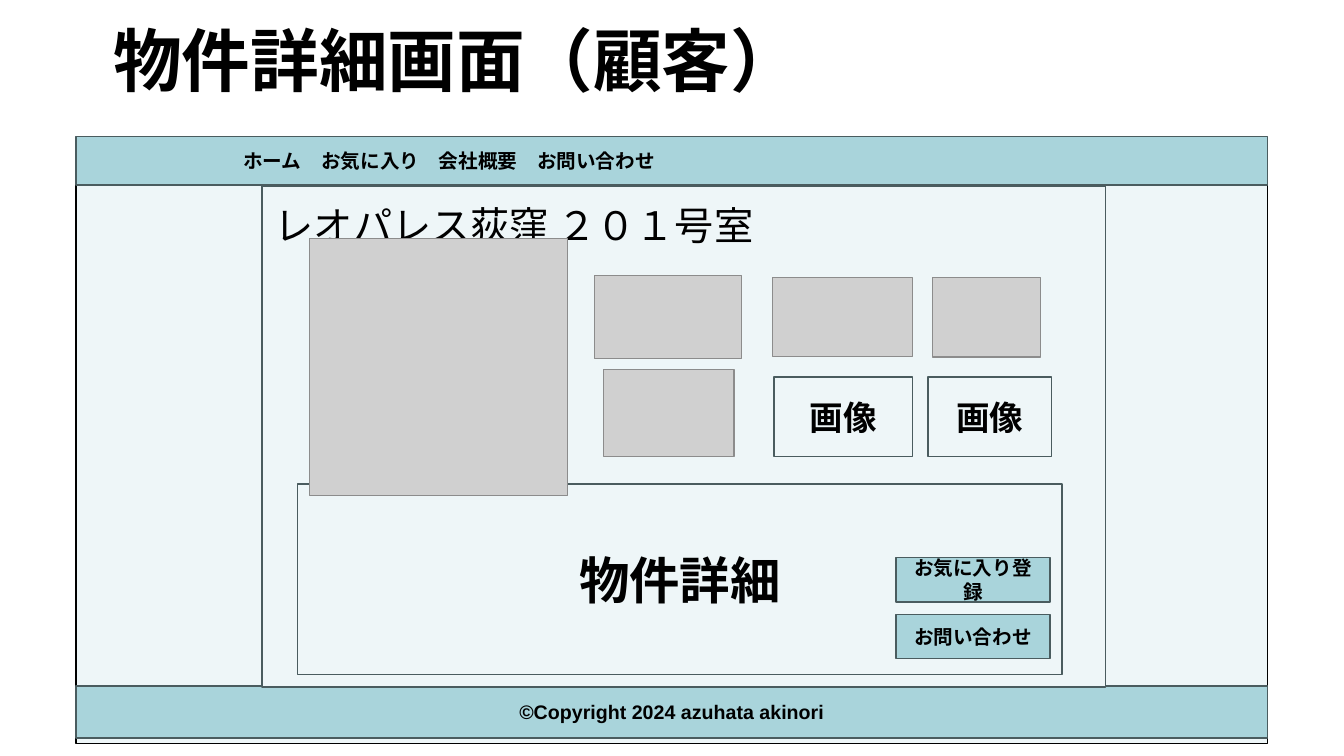
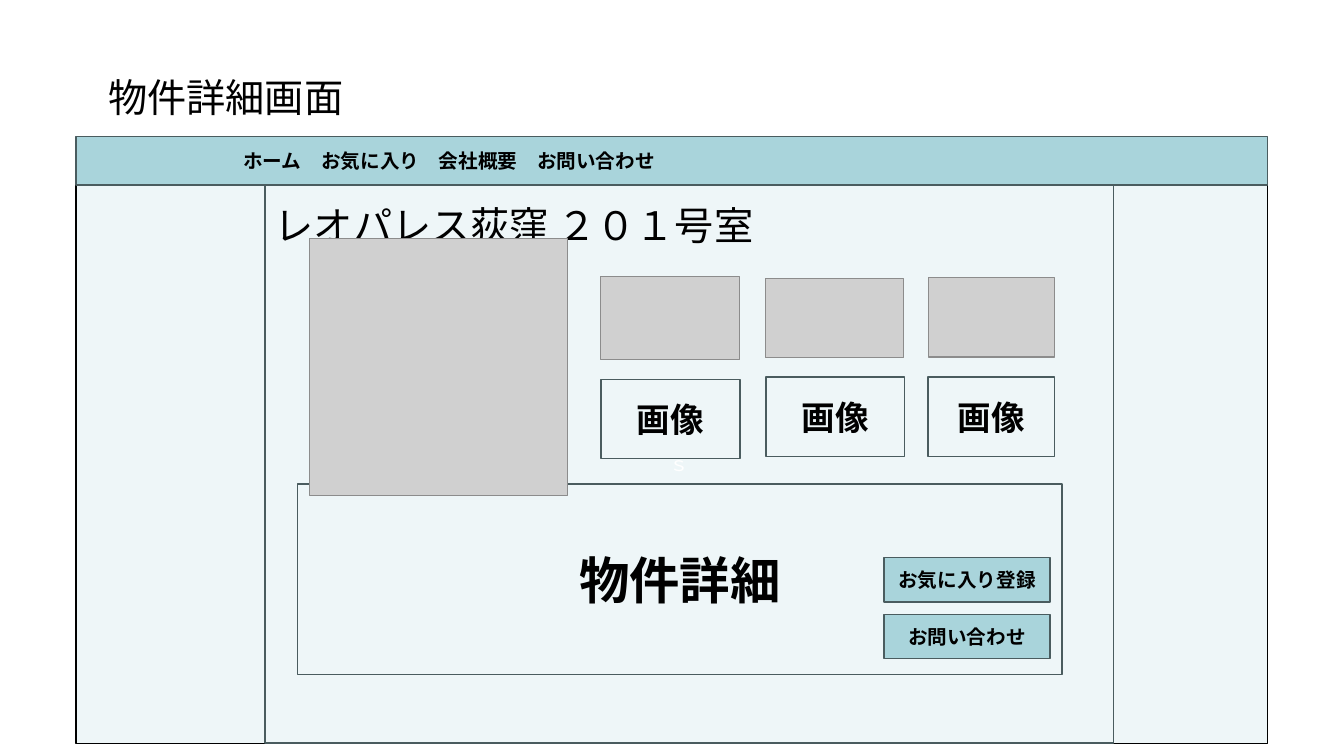
Before and after one commit to akikun918/apart-management-system, a slide deck: slide 12 of 要件定義書.pptx (slide 9 before the commit). Drawn at 1344x756 pixels with LibreOffice and Linux fonts; fonts in the diff are those of the drawing; grey boxes stand for pictures. Boxes give left, top, right and bottom in pixels: in the first picture for what was removed or moved away, otherwise in the second. Text is boxed around its words. In the diff, an @@ line names an element or a change of style, - is before the commit and + after.

```diff
--- a/要件定義書.pptx
+++ b/要件定義書.pptx
@@ text "物件詳細画面" at (108,79,343,115): vertical alignment bottom to top @@
@@ text at (108,79,343,115): text changed; size 49 to 28 pt; bold off @@
-物件詳細画面（顧客）
+物件詳細画面
@@ rectangle "ｓ": place and size @@
-rectangle "ｓ" at (262,186,1106,687)
+rectangle "ｓ" at (265,185,1114,743)
@@ picture: place and size @@
-picture at (594,275,742,358)
+picture at (601,276,740,359)
@@ picture: place and size @@
-picture at (772,278,912,358)
+picture at (765,278,904,358)
@@ picture: place and size @@
-picture at (933,278,1041,358)
+picture at (929,278,1055,358)
@@ rectangle added at (601,379,740,459), outline #4A5C5F 1 pt, 24 pt, text #000000, bold @@
+画像
@@ picture removed at (604,370,734,457) @@
@@ rectangle "画像": place and size @@
-rectangle "画像" at (774,377,913,457)
+rectangle "画像" at (766,377,905,457)
@@ text in rectangle at (669,458,689,459): text added @@
+ｓ
@@ rectangle "お気に入り登録": place and size @@
-rectangle "お気に入り登録" at (896,558,1051,602)
+rectangle "お気に入り登録" at (884,558,1051,602)
@@ rectangle "お問い合わせ": place and size @@
-rectangle "お問い合わせ" at (896,615,1051,659)
+rectangle "お問い合わせ" at (884,615,1051,659)
@@ rectangle removed at (77,687,1268,739) @@
-©Copyright 2024 azuhata akinori
```
Also in this commit, not shown: 7 other slides changed, 5 slides added, 2 slides removed.
